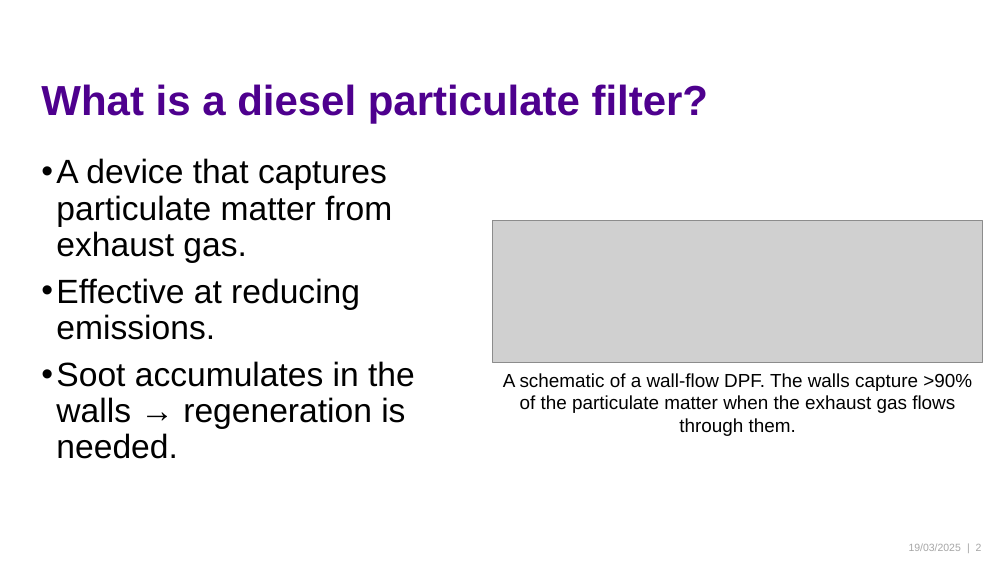
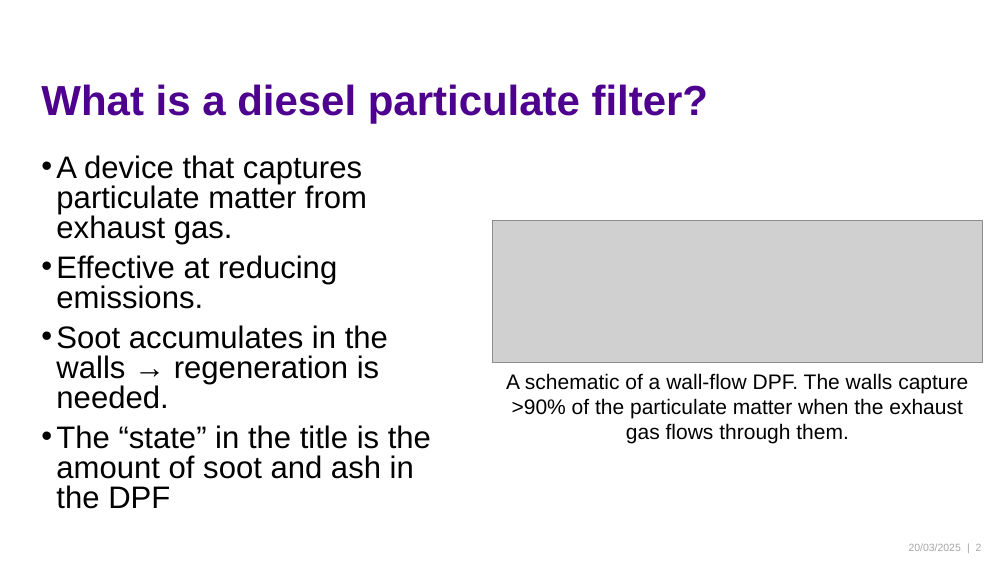
Before and after one commit to sheriffraato/diplomityo, a slide deck: slide 2 of Introduction21032025.pptx. Drawn at 1008x567 pixels with LibreOffice and Linux fonts; fonts in the diff are those of the drawing; grey boxes stand for pictures; background and template pictures are left out. Boxes give left, top, right and bottom in pixels: in the first picture for what was removed or moved away, otherwise in the second. Text is boxed around its words. In the diff, an @@ line names an element or a change of style, - is before the commit and + after.

```diff
--- a/Introduction21032025.pptx
+++ b/Introduction21032025.pptx
@@ text at bbox=[56, 155, 388, 409]: size 32 to 29.6 pt in "A device that captures particulate matter from ...", "Effective at reducing emissions.", "Soot accumulates in the walls → regeneration ..."; line spacing 0.9 to 0.8 @@
@@ text "A schematic of a wall-flow ..." at bbox=[506, 373, 968, 444]: size 18 to 20 pt @@
@@ text at bbox=[56, 425, 431, 509]: paragraph added @@
+• The “state” in the title is the amount of soot and ash in the DPF
```
Also in this commit, not shown: 2 other slides changed, 1 slide added.
